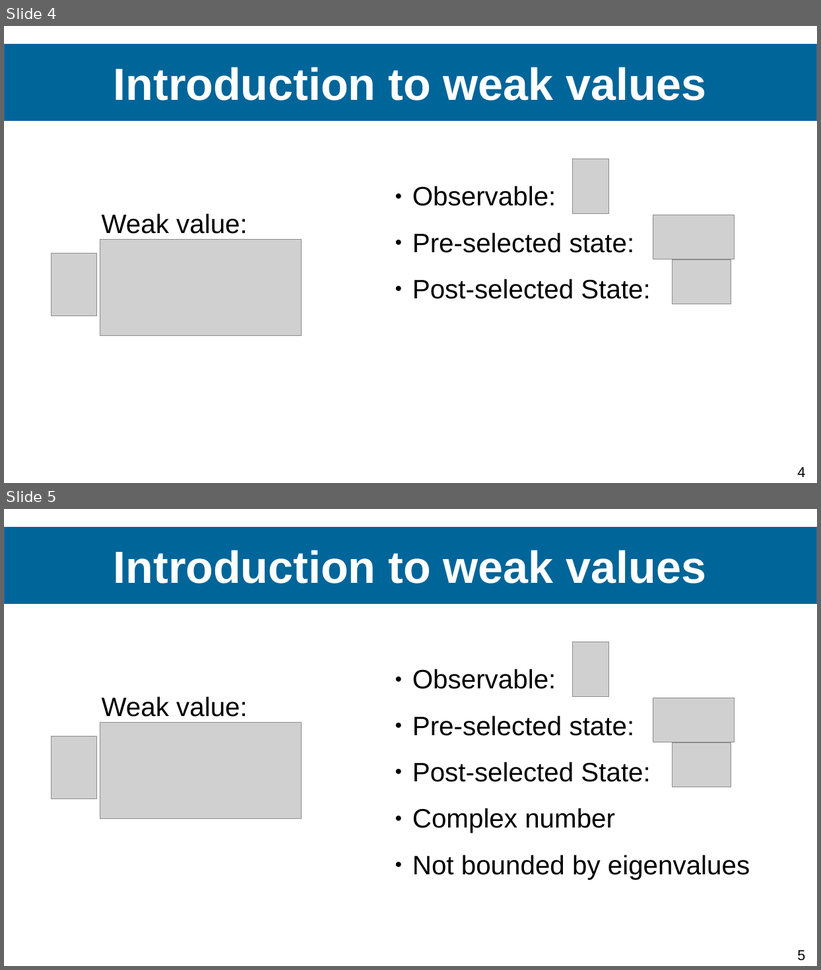
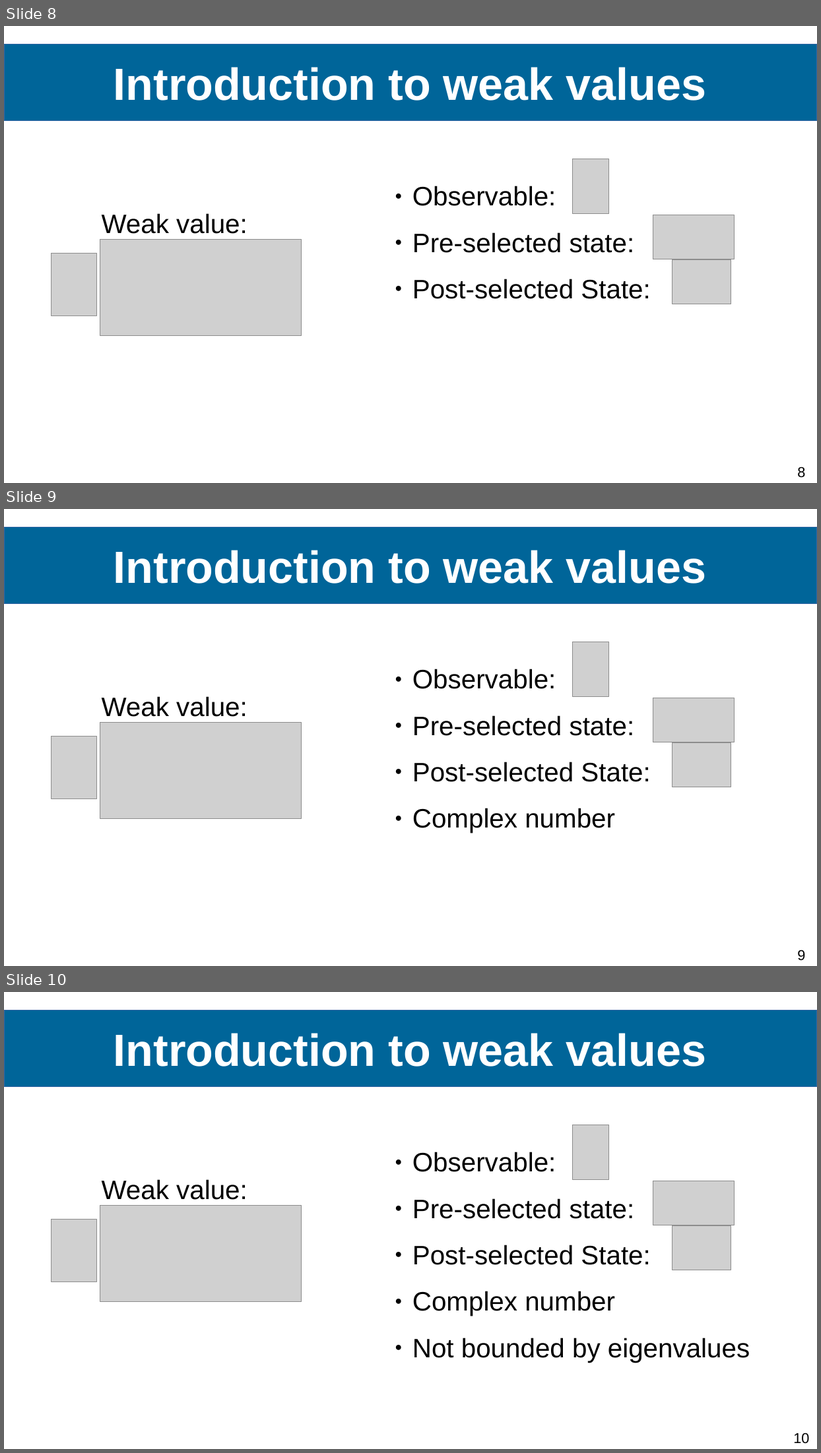
Before and after one commit to Ismaele-vincent/PhD, a slide deck: 2024/Conference abstract/Conference FOMO/Presentation FOMO 2024.odp. Shown one above the other, each under a label of ours: slides 4 and 5 before the commit, slides 8, 9 and 10 after it. The pictures are 821x970 and 821x1453 pixels, drawn with LibreOffice and Linux fonts; fonts in the diff are those of the drawing; grey boxes stand for pictures; background and template pictures are left out. Boxes give left, top, right and bottom in pixels: in the first picture for what was removed or moved away, otherwise in the second. Text is boxed around its words. In the diff, an @@ line names an element or a change of style, - is before the commit and + after.

```diff
--- a/2024/Conference abstract/Conference FOMO/Presentation FOMO 2024.odp
+++ b/2024/Conference abstract/Conference FOMO/Presentation FOMO 2024.odp
@@ slide 9 added at (4, 509, 817, 966), background #FFFFFF; not listed: 1 template element that a slide beside it also shows @@
@@ title added at (4, 527, 817, 604), fill #006599, outline #3465A4 0 pt, 44 pt, text #FFFFFF, bold @@
+Introduction to weak values
@@ picture added at (572, 642, 609, 696) @@
@@ text added at (413, 669, 650, 833), 26 pt, text #000000 @@
+● Observable:
+● Pre-selected state:
+● Post-selected State:
+● Complex number
@@ text added at (102, 696, 248, 717), 26 pt, text #000000 @@
+Weak value:
@@ picture added at (653, 698, 735, 742) @@
@@ picture added at (100, 723, 302, 819) @@
@@ picture added at (52, 736, 96, 799) @@
@@ picture added at (673, 743, 731, 787) @@
@@ what was slide 4 is now slide 8 @@
@@ page number at (797, 468, 805, 478): text changed @@
-4
+8
@@ what was slide 5 is now slide 10 @@
@@ page number at (793, 1434, 809, 1444): text changed @@
-5
+10
```
Also in this commit, not shown: 11 slides changed, 13 other slides added, 6 other files.
